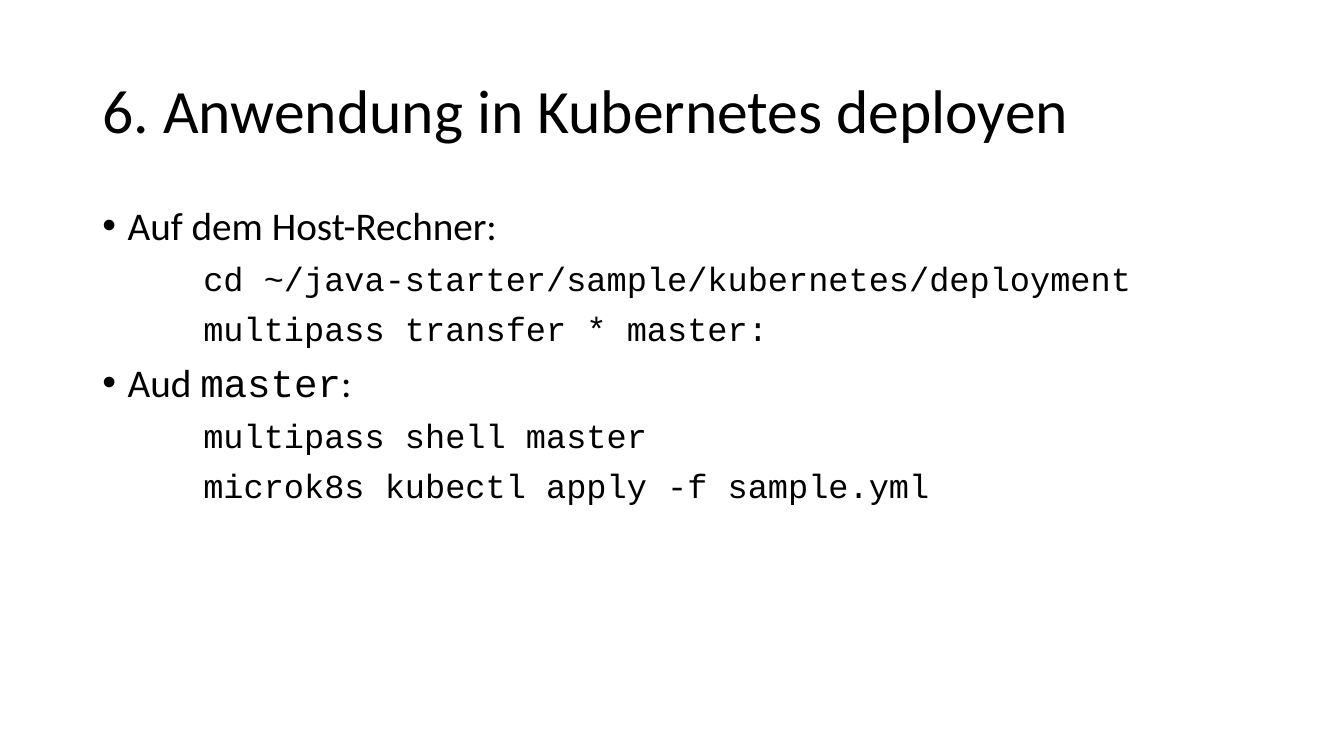
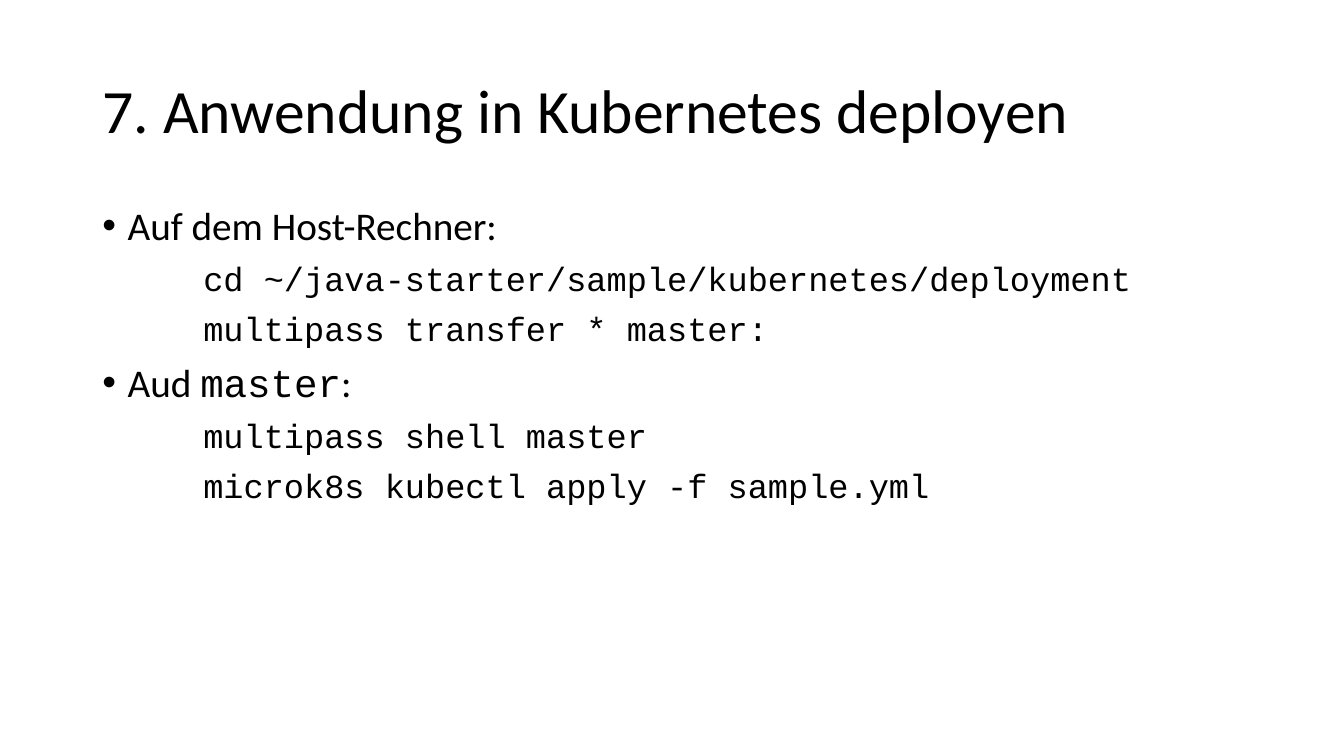
Before and after one commit to igeldo/PR4-SoSe23, a slide deck: slide 10 of sample/kubernetes/Bring your own device - Teil 2.pptx (slide 9 before the commit). Drawn at 1344x756 pixels with LibreOffice and Linux fonts; fonts in the diff are those of the drawing. Boxes give left, top, right and bottom in pixels: in the first picture for what was removed or moved away, otherwise in the second. Text is boxed around its words. In the diff, an @@ line names an element or a change of style, - is before the commit and + after.

```diff
--- a/sample/kubernetes/Bring your own device - Teil 2.pptx
+++ b/sample/kubernetes/Bring your own device - Teil 2.pptx
@@ title at (x1=102, y1=90, x2=1068, y2=144): text changed @@
-6. Anwendung in Kubernetes deployen
+7. Anwendung in Kubernetes deployen
```
Also in this commit, not shown: 7 other slides changed, 1 slide added, 1 other file.
